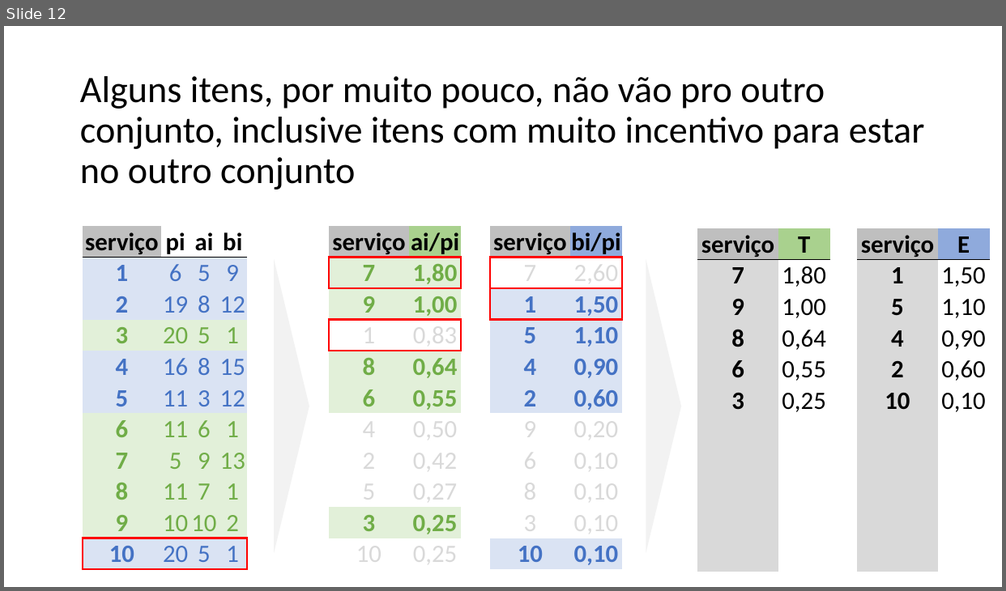
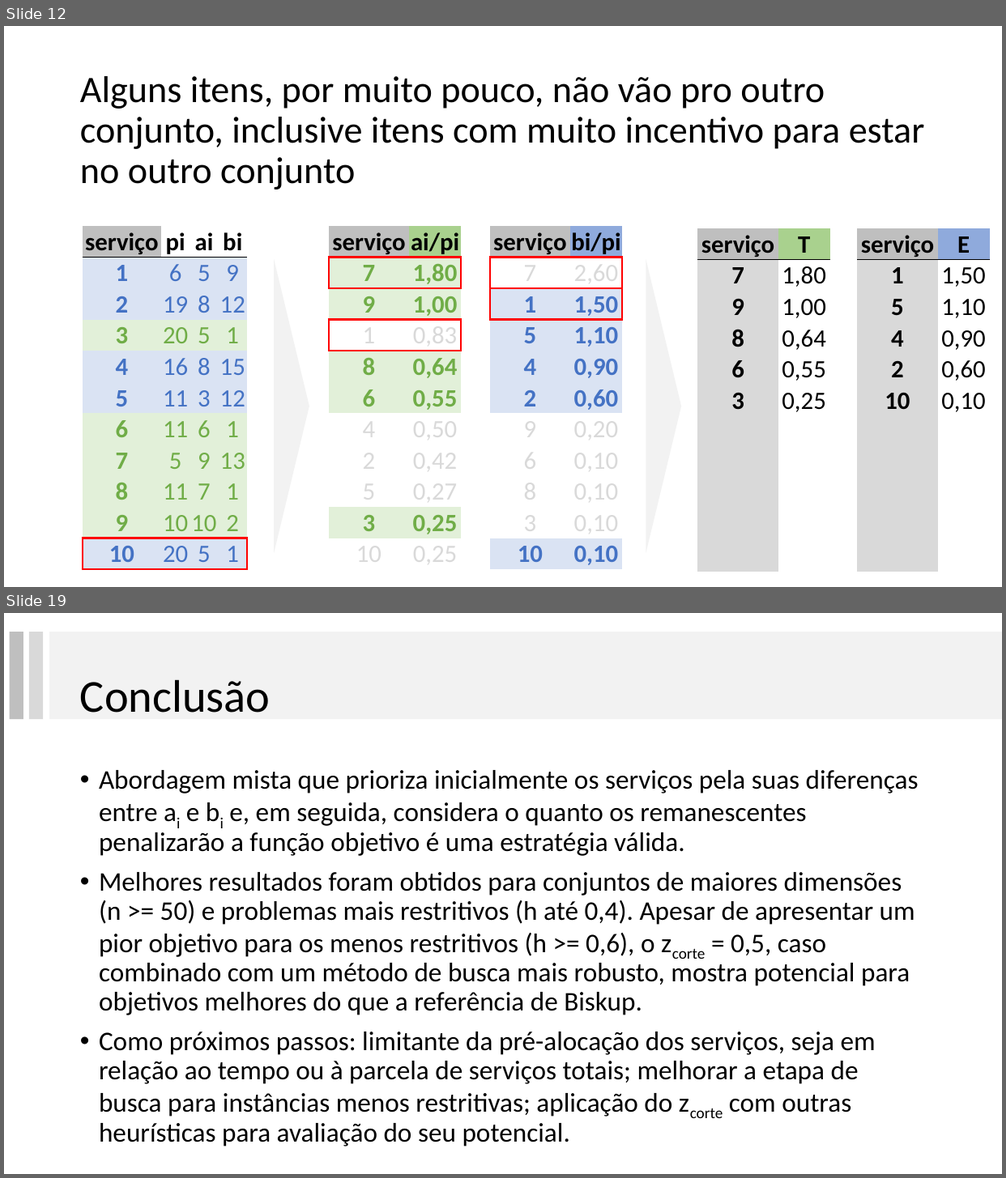
Before and after one commit to lpbiasoto/metaheuristicas, a slide deck: Apresentação 1/apresentação preliminar.pptx. Shown one above the other, each under a label of ours: slide 12 before the commit, slides 12 and 19 after it; the slides between them are not shown. The pictures are 1006x591 and 1006x1178 pixels, drawn with LibreOffice and Linux fonts; fonts in the diff are those of the drawing. Boxes give left, top, right and bottom in pixels: in the first picture for what was removed or moved away, otherwise in the second. Text is boxed around its words. In the diff, an @@ line names an element or a change of style, - is before the commit and + after.

```diff
--- a/Apresentação 1/apresentação preliminar.pptx
+++ b/Apresentação 1/apresentação preliminar.pptx
@@ slide 19 added at (4,613,1002,1174), background #FFFFFF @@
@@ rectangle added at (9,632,23,719), fill #BFBFBF @@
@@ rectangle added at (28,632,43,719), fill #D9D9D9 @@
@@ rectangle added at (49,632,1002,719), fill #F2F2F2 @@
@@ title added at (80,679,270,713), 44 pt, text #000000 @@
+Conclusão
@@ text added at (99,770,918,1147), 25.9 pt, text #000000 @@
+• Abordagem mista que prioriza inicialmente os serviços pela suas diferenças entre ai e bi e, em seguida, considera o quanto os remanescentes penalizarão a função objetivo é uma estratégia válida.
+• Melhores resultados foram obtidos para conjuntos de maiores dimensões (n >= 50) e problemas mais restritivos (h até 0,4). Apesar de apresentar um pior objetivo para os menos restritivos (h >= 0,6), o zcorte = 0,5, caso combinado com um método de busca mais robusto, mostra potencial para objetivos melhores do que a referência de Biskup.
+• Como próximos passos: limitante da pré-alocação dos serviços, seja em relação ao tempo ou à parcela de serviços totais; melhorar a etapa de busca para instâncias menos restritivas; aplicação do zcorte com outras heurísticas para avaliação do seu potencial.
```
Also in this commit, not shown: 16 slides changed, 2 other slides added, 2 slides removed.
